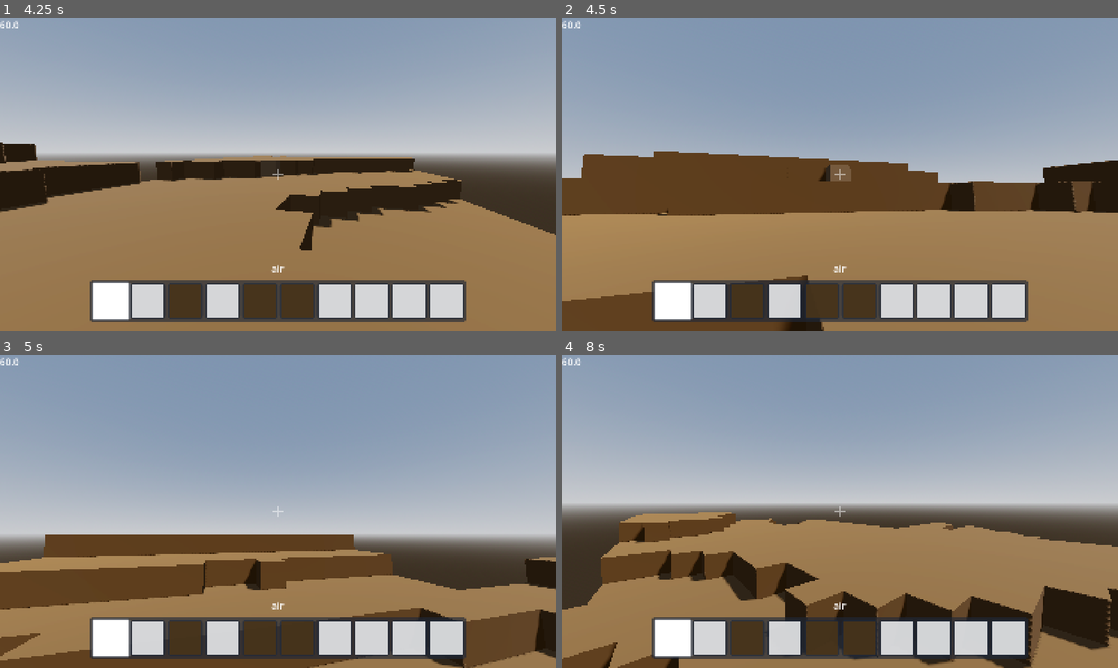
Above: before the commit, frames 1-4 (two rows, left to right).
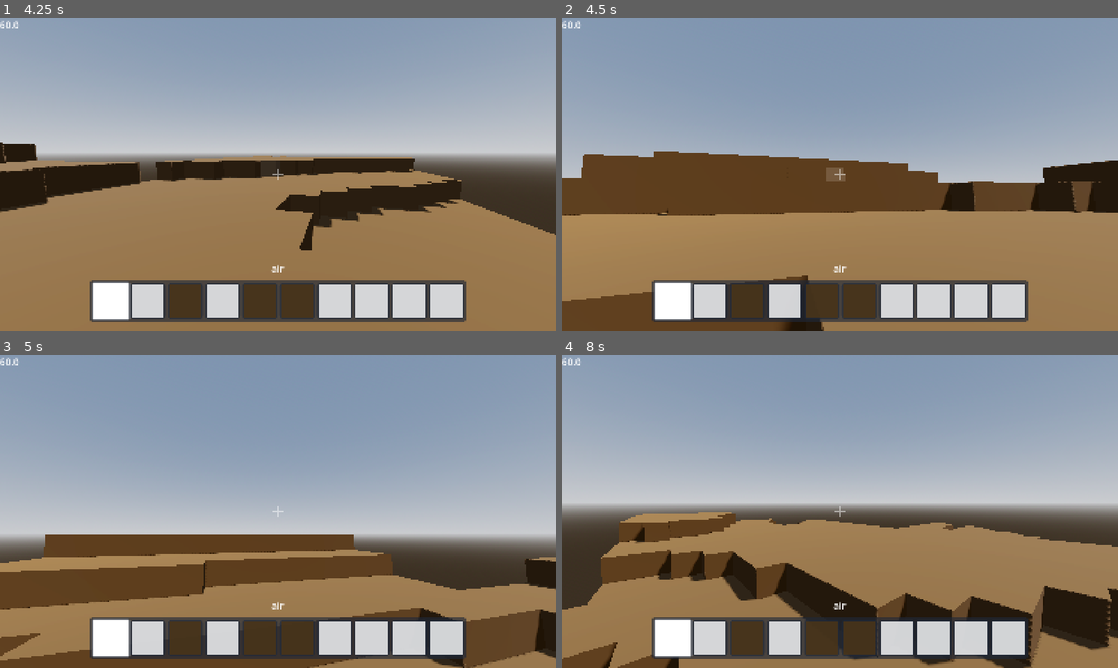
Above: after the commit, the same moments.

Repository: PixelSaver/PlacePixels
Game: Godot game, scene res://scriptsnscenes/main.tscn
The game is run twice, just before and just after one commit, with the same random seed, the same clock (stepped at 60 frames per second) and the same inputs.
Inputs (mouse positions are in pixels of both pictures, inside the frame that each line leads up to):
- Up to frame 1 (4.25 s): tap Enter at 0.5 s; move the mouse to (305, 174) at 0.52 s; hold W (up) from 0.53 s (still down); click (305, 174) at 0.6 s; tap Space (jump) at 0.77, 1.52, 3.02, 3.77 s; move the mouse to (250, 174) at 1.27 s; right-click (250, 174) at 1.35 s; move the mouse to (289, 168) at 2.02 s; tap Mouse wheel down (scroll_down) at 2.1 s; move the mouse to (272, 180) at 2.77 s; tap Mouse wheel up (scroll_up) at 2.85 s; move the mouse to (316, 177) at 3.52 s; click (316, 177) at 3.6 s
- Up to frame 2 (4.5 s): keep holding W (up); move the mouse to (795, 171) at 4.27 s; right-click (795, 171) at 4.35 s
- Up to frame 3 (5 s): keep holding W (up); tap Space (jump) at 4.52 s
- Up to frame 4 (8 s): move the mouse to (845, 511) at 5.02 s; tap Mouse wheel down (scroll_down) at 5.1 s; move the mouse to (817, 505) at 5.77 s; release W (up) at 5.78 s; hold D (right) 5.78-6.53 s; tap Mouse wheel up (scroll_up) at 5.85 s; tap Space (jump) at 6.02, 6.77, 7.52 s; move the mouse to (867, 511) at 6.52 s; hold W (up) from 6.53 s (still down); click (867, 511) at 6.6 s; move the mouse to (812, 511) at 7.27 s; right-click (812, 511) at 7.35 s

Frame 1 is identical in both runs. In frame 2, 0.1% of the frame differs, in the area x 46-52%, y 46-53%; in frame 3, 0.3%; in frame 4, 1.0%, in the area x 36-51%, y 71-96%.

Commit message:
Make block place read from ui hotbar focused slot

Diff:
--- a/scriptsnscenes/player/player.gd
+++ b/scriptsnscenes/player/player.gd
@@ -99,7 +99,10 @@
 	var target_chunk = Global.world_gen.get_chunk_global(target)
 	var target_local = Chunk.to_chunk_space(target)
 	if target_chunk == null or ray_hit == Vector3i.MIN or ray_normal == Vector3i.ZERO: return
-	target_chunk.set_block(target_local, BlockIDs.DIRT)
+
+	var id = Global.ui.get_held_block_id()
+	if id == -1: id = BlockIDs.AIR
+	target_chunk.set_block(target_local, id)
 	target_chunk.mark_block_dirty(target_local)
 
 ## Raycast function using Digital Differential Analyzer
--- a/scriptsnscenes/player/player.tscn
+++ b/scriptsnscenes/player/player.tscn
@@ -17,6 +17,7 @@
 
 [node name="Player" type="CharacterBody3D" node_paths=PackedStringArray("ray", "highlight_mesh")]
 script = ExtResource("1_3vyb7")
+mouse_sensitivity = null
 ray = NodePath("Head/Camera3D/RayCast3D")
 highlight_mesh = NodePath("HighlightMesh")
 
@@ -26,6 +27,7 @@
 [node name="Camera3D" type="Camera3D" parent="Head"]
 
 [node name="RayCast3D" type="RayCast3D" parent="Head/Camera3D"]
+visible = false
 target_position = Vector3(0, 0, -10)
 
 [node name="MeshInstance3D" type="MeshInstance3D" parent="."]
--- a/scriptsnscenes/ui/ui.gd
+++ b/scriptsnscenes/ui/ui.gd
@@ -20,6 +20,10 @@
 	block_label.text = hotbar_inv_slots[hover_idx].stored_block.block_name
 	block_label.text.capitalize()
 
+## Returns the block hovered in hotbar
+func get_held_block_id():
+	var b_name = hotbar_inv_slots[hover_idx].stored_block.block_name
+	return BlockRegistry.get_id(b_name)
 
 func _input(event: InputEvent) -> void:
 	if (event.is_action("scroll_down") or event.is_action("scroll_up")) and event.pressed:
